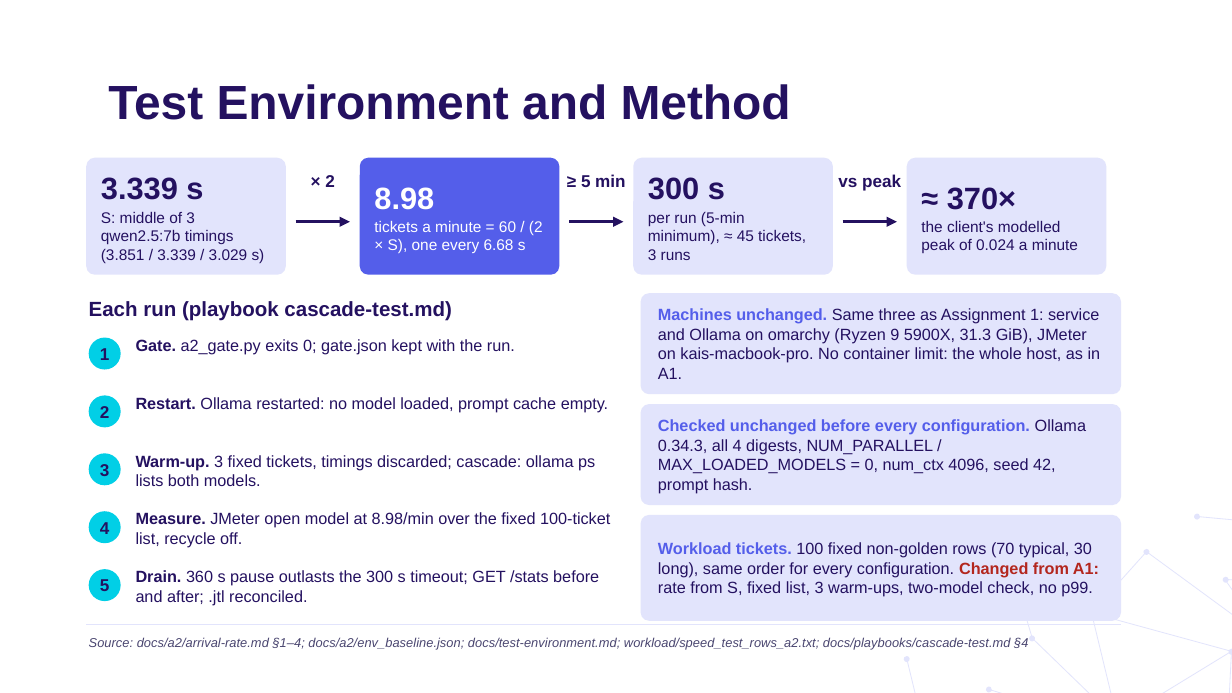
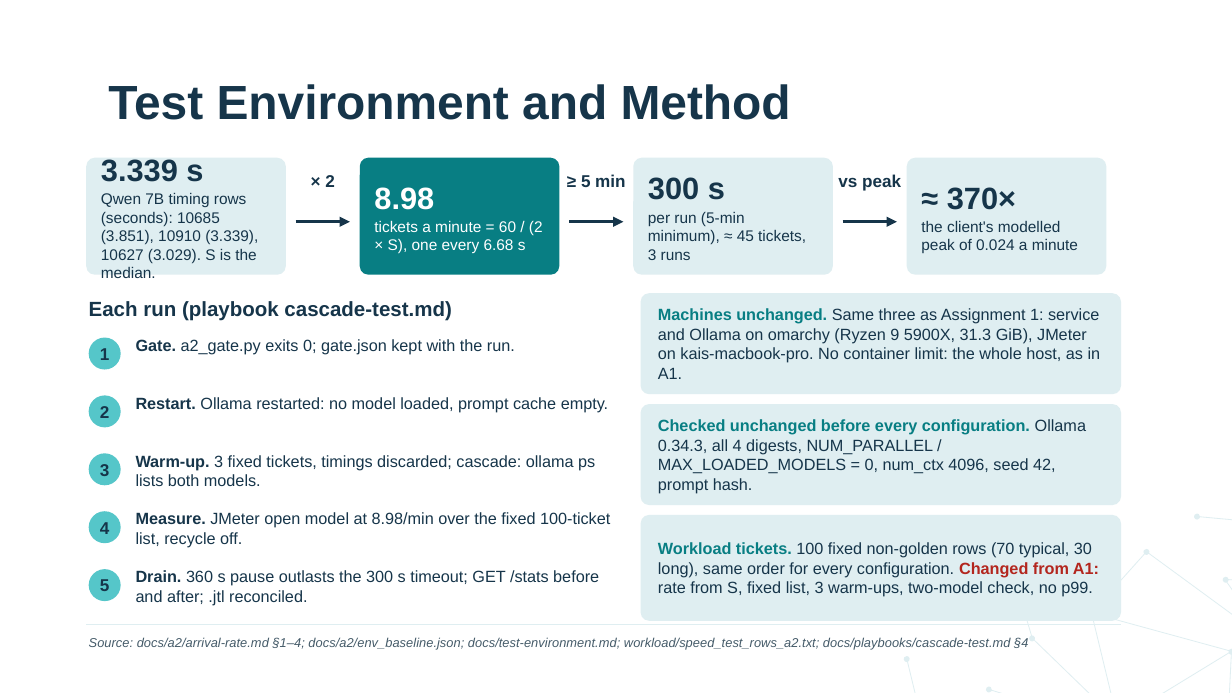
Before and after one commit to Fokku/ICT3113-PTO, a slide deck: slide 3 of slides/Group10_A2.pptx. Drawn at 1232x693 pixels with LibreOffice and Linux fonts; fonts in the diff are those of the drawing; background and template pictures are left out. Boxes give left, top, right and bottom in pixels: in the first picture for what was removed or moved away, otherwise in the second. Text is boxed around its words. In the diff, an @@ line names an element or a change of style, - is before the commit and + after.

```diff
--- a/slides/Group10_A2.pptx
+++ b/slides/Group10_A2.pptx
@@ rounded rectangle "3.339 s" at (x1=86, y1=158, x2=286, y2=275): fill #E2E4FC to #DFEEF1 @@
@@ text in rounded rectangle at (x1=101, y1=159, x2=203, y2=182): text colour #241160 to #16354A in "3.339 s" @@
@@ rounded rectangle "8.98" at (x1=360, y1=158, x2=559, y2=275): fill #545EEA to #087E83 @@
@@ rounded rectangle "300 s" at (x1=633, y1=158, x2=833, y2=275): text colour #241160 to #16354A; fill #E2E4FC to #DFEEF1 @@
@@ rounded rectangle "≈ 370×" at (x1=907, y1=158, x2=1106, y2=275): text colour #241160 to #16354A; fill #E2E4FC to #DFEEF1 @@
@@ text in rounded rectangle at (x1=101, y1=193, x2=258, y2=278): text changed; text colour #241160 to #16354A @@
-S: middle of 3 qwen2.5:7b timings (3.851 / 3.339 / 3.029 s)
+Qwen 7B timing rows (seconds): 10685 (3.851), 10910 (3.339), 10627 (3.029). S is the median.
@@ arrow (296, 222) - (350, 222): stroke #241160 1.5 pt to #16354A 1.5 pt @@
@@ arrow (569, 222) - (623, 222): stroke #241160 1.5 pt to #16354A 1.5 pt @@
@@ arrow (843, 222) - (897, 222): stroke #241160 1.5 pt to #16354A 1.5 pt @@
@@ rounded rectangle "Machines unchanged. Same three as ..." at (x1=641, y1=293, x2=1121, y2=394): text colour #545EEA to #087E83 in "Machines unchanged."; text colour #241160 to #16354A in "Same three as Assignment 1: service and ..."; fill #E2E4FC to #DFEEF1 @@
@@ rounded rectangle "Checked unchanged before every configuration. ..." at (x1=641, y1=404, x2=1121, y2=505): text colour #545EEA to #087E83 in "Checked unchanged before every configuration."; text colour #241160 to #16354A in "Ollama 0.34.3, all 4 digests, NUM_PARALLEL / ..."; fill #E2E4FC to #DFEEF1 @@
@@ rounded rectangle "Workload tickets. 100 fixed non-golden ..." at (x1=641, y1=515, x2=1121, y2=621): text colour #545EEA to #087E83 in "Workload tickets."; text colour #241160 to #16354A in "100 fixed non-golden rows (70 typical, 30 ..."; fill #E2E4FC to #DFEEF1 @@
@@ text colour #241160 to #16354A; fill #01CFE6 to #55C6C9 in 5 elements at (x1=89, y1=338, x2=121, y2=370), (x1=89, y1=395, x2=121, y2=428), (x1=89, y1=453, x2=121, y2=485), (x1=89, y1=511, x2=121, y2=543), (x1=89, y1=569, x2=121, y2=601) @@
@@ text colour #241160 to #16354A in 10 elements at (x1=108, y1=84, x2=791, y2=120), (x1=325, y1=175, x2=335, y2=187), (x1=581, y1=174, x2=625, y2=187), (x1=838, y1=174, x2=901, y2=191), (x1=89, y1=301, x2=451, y2=321), (x1=136, y1=339, x2=515, y2=355), (x1=136, y1=397, x2=608, y2=413), (x1=136, y1=455, x2=595, y2=486), (x1=136, y1=512, x2=610, y2=548), (x1=136, y1=570, x2=599, y2=606) @@
@@ freeform shape at (x1=903, y1=549, x2=1232, y2=693): fill #E2E4FC to #DFEEF1 @@
@@ text "Source: docs/a2/arrival-rate.md §1–4; docs/a2/env_baseline.j ..." at (x1=89, y1=637, x2=1028, y2=650): text colour #4A4670 to #455B69 @@
```
Also in this commit, not shown: 7 other slides changed.
